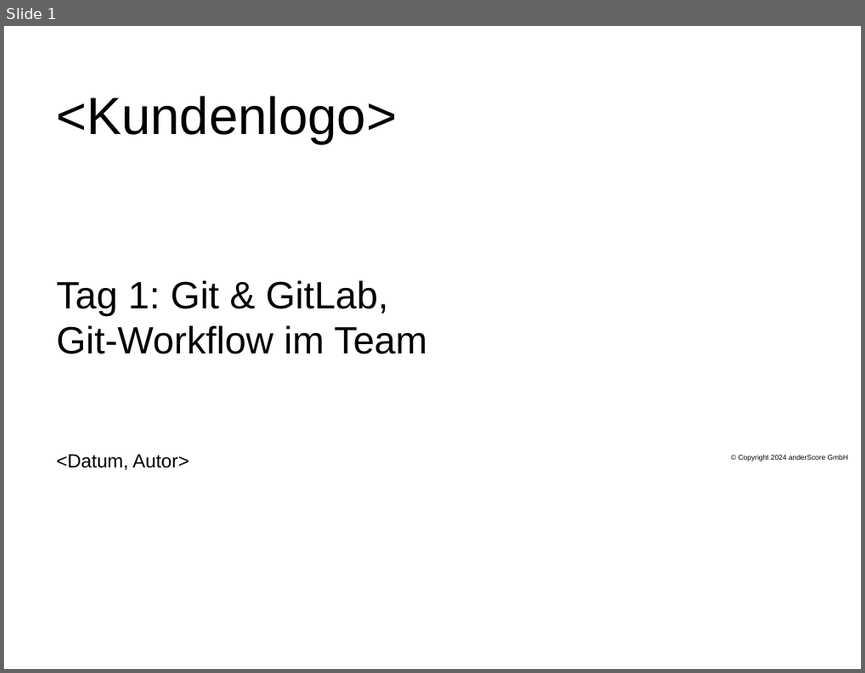
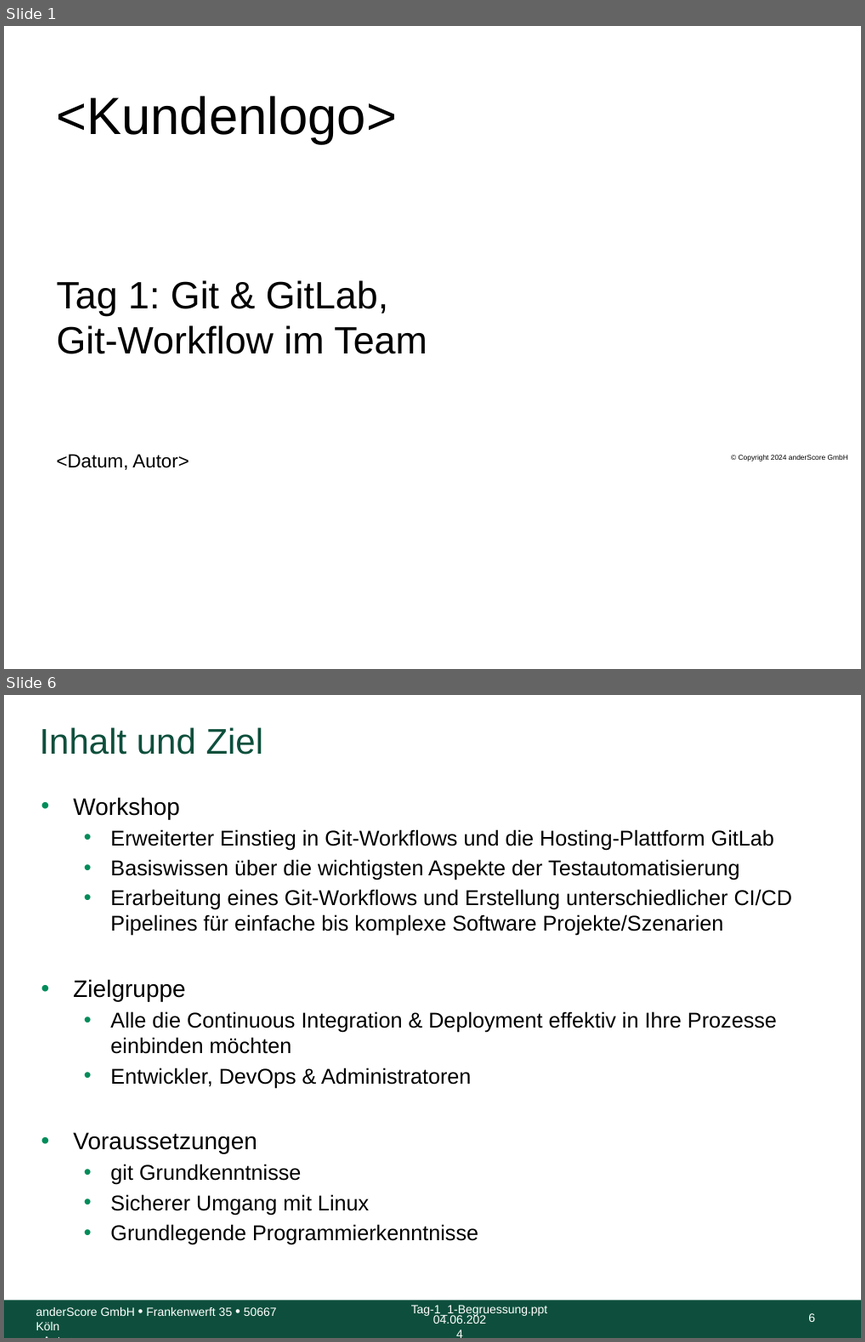
Before and after one commit to anderscore-gmbh/gitlab, a slide deck: slides/Tag-1_1-Begruessung.pptx. Shown one above the other, each under a label of ours: slide 1 before the commit, slides 1 and 6 after it; the slides between them are not shown. The pictures are 865x673 and 865x1342 pixels, drawn with LibreOffice and Linux fonts; fonts in the diff are those of the drawing; background and template pictures are left out. Boxes give left, top, right and bottom in pixels: in the first picture for what was removed or moved away, otherwise in the second. Text is boxed around its words. In the diff, an @@ line names an element or a change of style, - is before the commit and + after.

Commit message:
Tag-1_1: Inhalt und Ziel, Agenda, Zeitplan (mit TODOs), Organisation, Literatur und Vorstellung.

```diff
--- a/slides/Tag-1_1-Begruessung.pptx
+++ b/slides/Tag-1_1-Begruessung.pptx
@@ slide 6 added at <box>4,695,861,1338</box>, background #FFFFFF @@
@@ title added at <box>40,727,264,755</box>, 30 pt, text #0D4F3C @@
+Inhalt und Ziel
@@ text added at <box>73,797,793,1245</box>, 18 pt, text #000000 @@
+• Workshop
+  • Erweiterter Einstieg in Git-Workflows und die Hosting-Plattform GitLab
+  • Basiswissen über die wichtigsten Aspekte der Testautomatisierung
+  • Erarbeitung eines Git-Workflows und Erstellung unterschiedlicher CI/CD Pipelines für einfache bis komplexe Software Projekte/Szenarien
+• Zielgruppe
+  • Alle die Continuous Integration & Deployment effektiv in Ihre Prozesse einbinden möchten
+  • Entwickler, DevOps & Administratoren
+• Voraussetzungen
+  • git Grundkenntnisse
+  • Sicherer Umgang mit Linux
+  • Grundlegende Programmierkenntnisse
@@ rectangle added at <box>4,1300,861,1338</box>, fill #0D4F3C @@
@@ text added at <box>411,1304,548,1315</box>, 10 pt, text #FFFFFF @@
+Tag-1_1-Begruessung.ppt
@@ text added at <box>36,1307,277,1330</box>, 10 pt, text #FFFFFF @@
+anderScore GmbH • Frankenwerft 35 • 50667 Köln
+<Autor>
@@ text added at <box>433,1314,486,1323</box>, 10 pt, text #FFFFFF @@
+04.06.2024
@@ page number added at <box>808,1313,815,1321</box>, 10 pt, text #FFFFFF @@
+6
```
Also in this commit, not shown: 6 slides changed, 4 other slides added.
